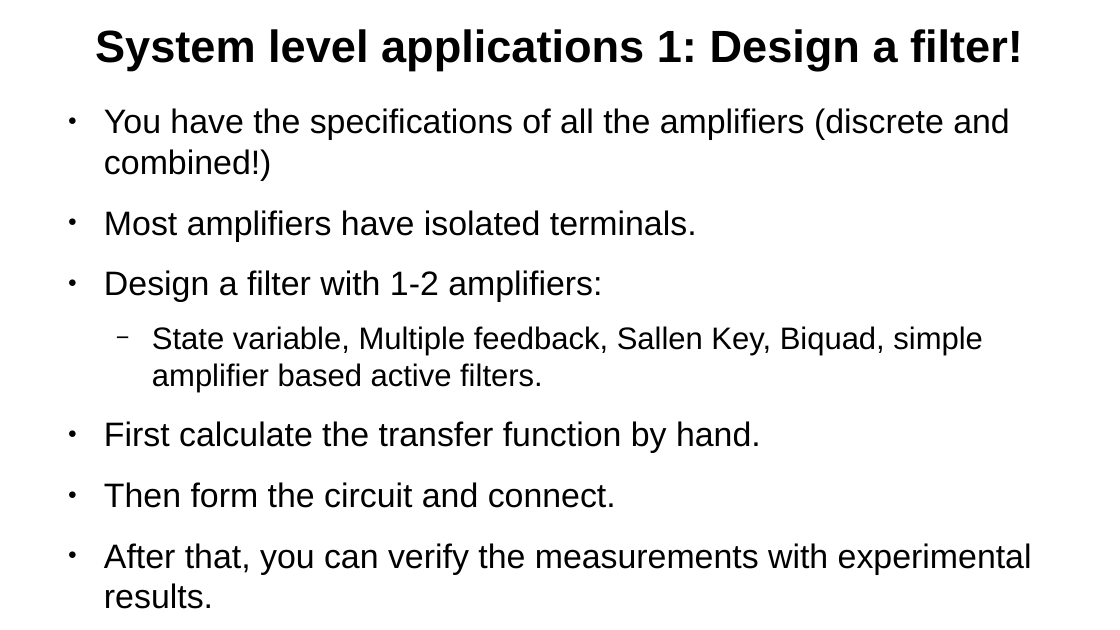
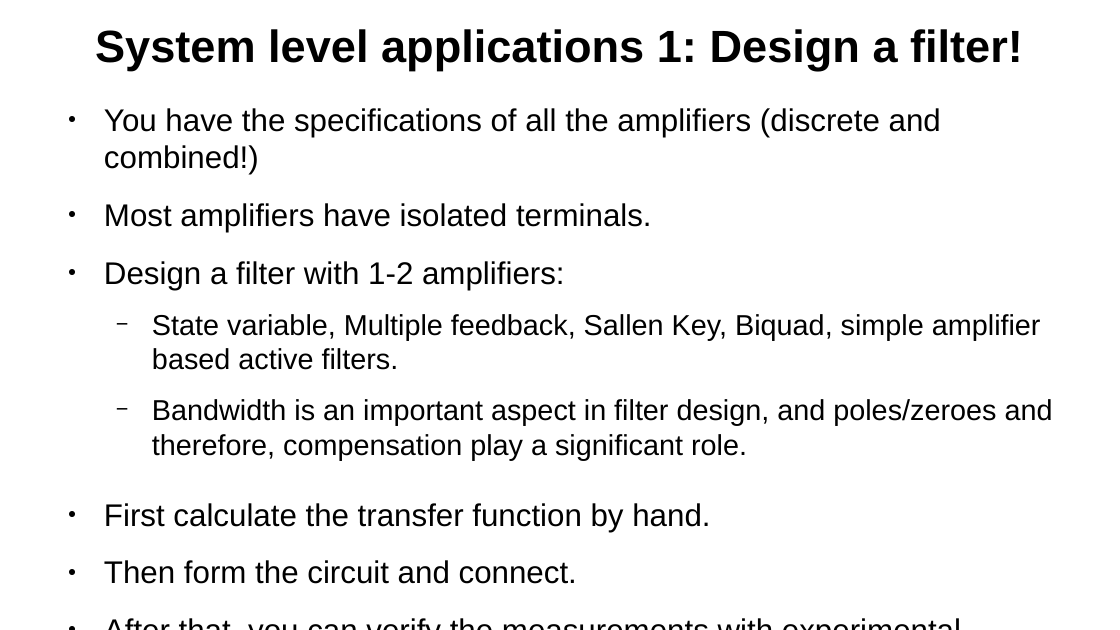
Before and after one commit to madhavgulati277/SSCS-Chipathon-Track-C-MOSbius, a slide deck: slide 32 of ppt_mmg_architecture.odp (slide 31 before the commit). Drawn at 1120x630 pixels with LibreOffice and Linux fonts; fonts in the diff are those of the drawing. Boxes give left, top, right and bottom in pixels: in the first picture for what was removed or moved away, otherwise in the second. Text is boxed around its words. In the diff, an @@ line names an element or a change of style, - is before the commit and + after.

```diff
--- a/ppt_mmg_architecture.odp
+++ b/ppt_mmg_architecture.odp
@@ text at <box>104,108,1041,584</box>: size 24 to 22.2 pt in "You have the specifications of all the ...", "Most amplifiers have isolated terminals.", "Design a filter with 1-2 amplifiers:", "First calculate the transfer function by hand." and 2 more places; size 22 to 20.4 pt in "State variable, Multiple feedback, Sallen Key, Biquad, ..." @@
@@ text at <box>152,399,1053,460</box>: paragraph added @@
+  − Bandwidth is an important aspect in filter design, and poles/zeroes and therefore, compensation play a significant role.
```
Also in this commit, not shown: 7 other slides changed, 2 slides added, 3 other files.
